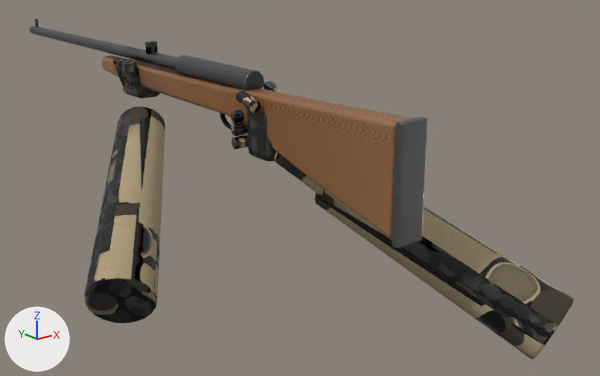
An edit to the glTF model spil/sigtekorn/modeller/jagt.glb, drawn before and after from the same camera.
The view is the same before and after, from a 50 mm camera at (-0.702, -1.033, 0.237) aimed at (0.132, 0.01, -0.18). The lights are fixed; the arrows at lower left show +X, +Y and +Z. The older version comes first. Vertices at exactly the same position are counted once.

Objects in the first picture: 'hænder', 'jagt'.
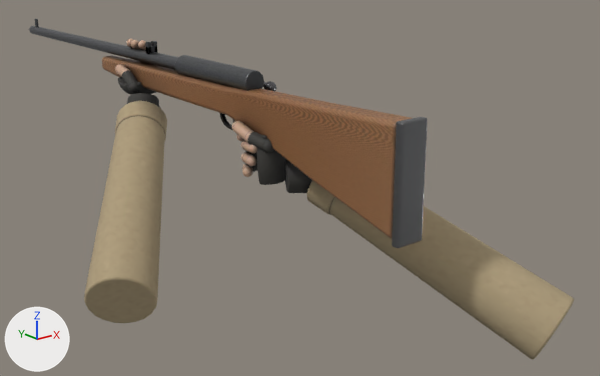
Where the change shows, as pixel boxes (x1, y1, x2, y2) in the pictures (600 x 376 px):
'hænder', reshaped: before (84, 57, 574, 359); after (84, 39, 574, 359)
part 1 of me_højre_håndflade, added: after (249, 144, 257, 153)
part 2 of me_højre_håndflade, added: after (247, 156, 257, 166)
part 3 of me_højre_håndflade, added: after (243, 166, 253, 177)
part 4 of me_højre_håndflade, added: after (263, 139, 274, 153)
part 5 of me_højre_håndflade, added: after (245, 131, 254, 143)
part 6 of me_højre_håndflade, rebuilt: before (274, 151, 325, 195); after (285, 160, 312, 193)
part 7 of me_højre_håndflade, deleted: before (231, 110, 244, 123)
part 8 of me_højre_håndflade, deleted: before (236, 90, 261, 113)
part 9 of me_højre_håndflade, built on: before (113, 57, 160, 98); after (115, 40, 167, 140)
part 10 of me_højre_håndflade, built on: before (231, 110, 276, 162); after (233, 122, 334, 215)
part 11 of me_højre_håndflade, surface changed: before (84, 106, 574, 359); after (84, 116, 574, 359)

The edits, one by one:
me_højre_håndflade is used by ob_hænder; location (0.0, 0.0, 0.0).
me_højre_håndflade had 1296 vertices, 2536 faces and spanned x -0.281..0.235, y -0.486..0.338, z -0.319..0.017.
me_højre_håndflade now has 21408 vertices, 42480 faces and spans x -0.281..0.235, y -0.486..0.337, z -0.319..0.048.
me_højre_håndflade part 1: a new loose piece, a UV sphere (16 segments, 10 rings, poles along z) spanning x -0.035..-0.02, y -0.091..-0.075, z -0.074..-0.058, in mat_hænder.
me_højre_håndflade part 2: a new loose piece, a UV sphere (16 segments, 10 rings, poles along z) spanning x -0.036..-0.021, y -0.087..-0.071, z -0.094..-0.078, in mat_hænder.
me_højre_håndflade part 3: a new loose piece, a UV sphere (16 segments, 10 rings, poles along z) spanning x -0.035..-0.02, y -0.075..-0.059, z -0.113..-0.097, in mat_hænder.
me_højre_håndflade part 4: a new loose piece, a UV sphere (16 segments, 10 rings, poles along z) spanning x -0.027..-0.006, y -0.114..-0.093, z -0.07..-0.05, in mat_hænder.
me_højre_håndflade part 5: a new loose piece, a UV sphere (16 segments, 10 rings, poles along z) spanning x -0.036..-0.017, y -0.085..-0.066, z -0.062..-0.042, in mat_hænder.
me_højre_håndflade part 6: the loose piece of 108 vertices spanning x -0.012..0.071, y -0.191..-0.091, z -0.13..-0.043 is rebuilt with 108 vertices and now spans x -0.001..0.067, y -0.157..-0.087, z -0.136..-0.077.
me_højre_håndflade part 7: the loose piece of 84 vertices spanning x -0.032..0.018, y -0.053..-0.025, z -0.038..-0.016 is deleted.
me_højre_håndflade part 8: the loose piece of 84 vertices spanning x -0.039..-0.021, y -0.097..-0.053, z -0.013..0.015 is deleted.
me_højre_håndflade part 9: 512 vertices removed from x -0.037..0.036, y 0.265..0.338, z -0.051..0.017; 9406 vertices added at x -0.091..0.036, y 0.181..0.337, z -0.135..0.048.
me_højre_håndflade part 10: 263 vertices removed from x -0.032..0.018, y -0.107..-0.025, z -0.087..-0.007; 7269 vertices added at x -0.036..0.109, y -0.197..-0.008, z -0.165..-0.034.
me_højre_håndflade part 11: 472 kept faces spanning x -0.281..0.235, y -0.486..0.255, z -0.319..-0.051 get new texture (UV) coordinates.
Other edits to the shape of me_højre_håndflade do not show in these pictures.
